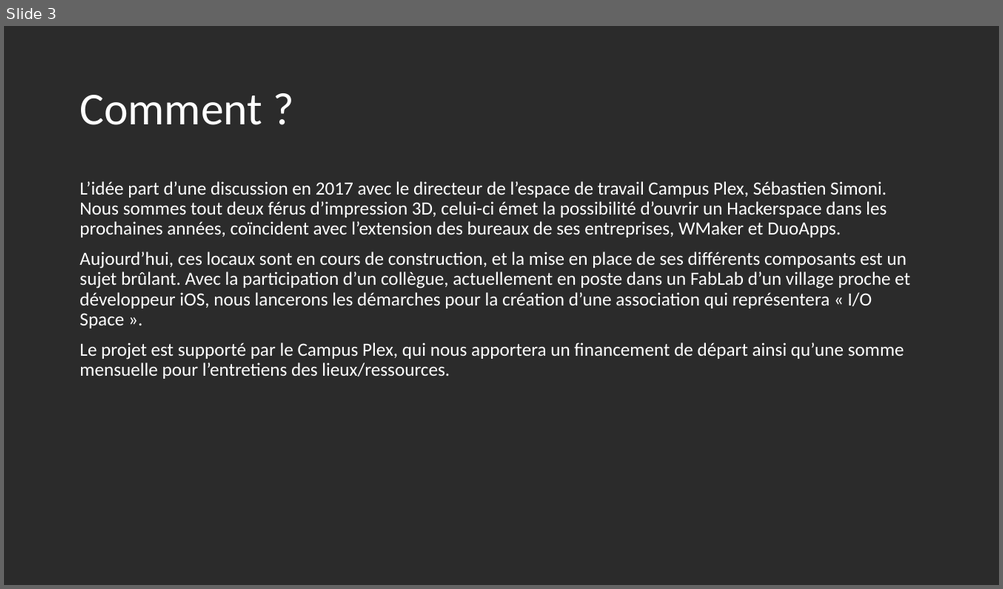
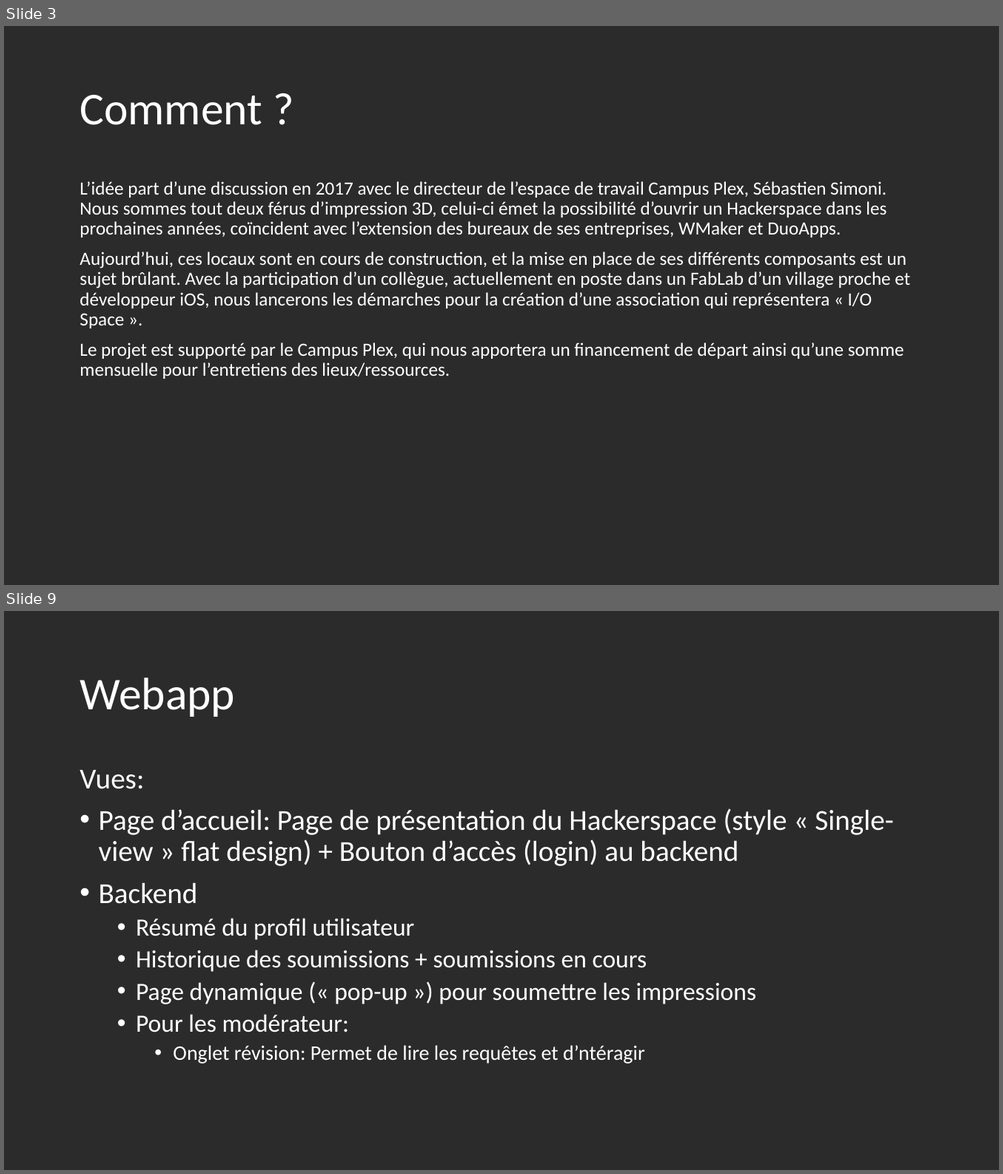
Before and after one commit to Kyalma/print_request, a slide deck: io_space.pptx. Shown one above the other, each under a label of ours: slide 3 before the commit, slides 3 and 9 after it; the slides between them are not shown. The pictures are 1003x589 and 1003x1174 pixels, drawn with LibreOffice and Linux fonts; fonts in the diff are those of the drawing; background and template pictures are left out; a plain dark background stands for a picture behind light text. Boxes give left, top, right and bottom in pixels: in the first picture for what was removed or moved away, otherwise in the second. Text is boxed around its words. In the diff, an @@ line names an element or a change of style, - is before the commit and + after.

```diff
--- a/io_space.pptx
+++ b/io_space.pptx
@@ slide 9 added at <box>4,611,999,1170</box>, background picture (left out) @@
@@ title added at <box>79,678,235,717</box>, 44 pt, text #FFFFFF @@
+Webapp
@@ text added at <box>79,770,893,1064</box>, 24 pt, text #FFFFFF @@
+Vues:
+• Page d’accueil: Page de présentation du Hackerspace (style « Single-view » flat design) + Bouton d’accès (login) au backend
+• Backend
+  • Résumé du profil utilisateur
+  • Historique des soumissions + soumissions en cours
+  • Page dynamique (« pop-up ») pour soumettre les impressions
+  • Pour les modérateur:
+    • Onglet révision: Permet de lire les requêtes et d’ntéragir
```
Also in this commit, not shown: 2 slides changed, 4 other slides added, 1 other file.
